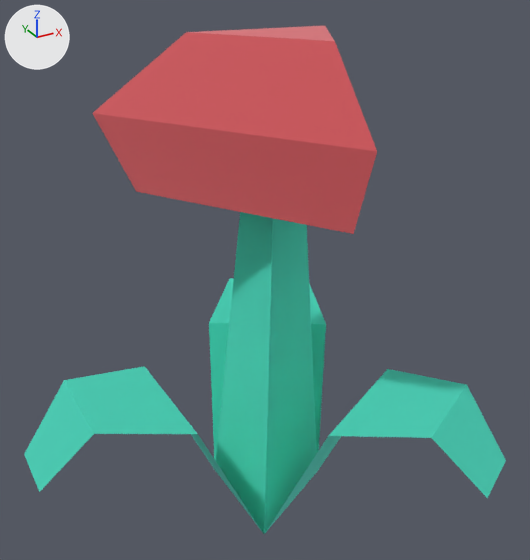
What one commit did to the glTF model island-race/import/kenney-nature-kit/flower_redB.glb.
Both versions are drawn from a 50 mm lens placed at (-0.169, -0.306, 0.239), pointed at (-0.004, -0.007, 0.089). Lighting does not change. The marker at upper left points along +X, +Y and +Z. The older version comes first. Where no turn or scale is listed for an object, it has been applied to the vertices. Vertices at exactly the same position are counted once.

The first picture shows 'flower_redB'.
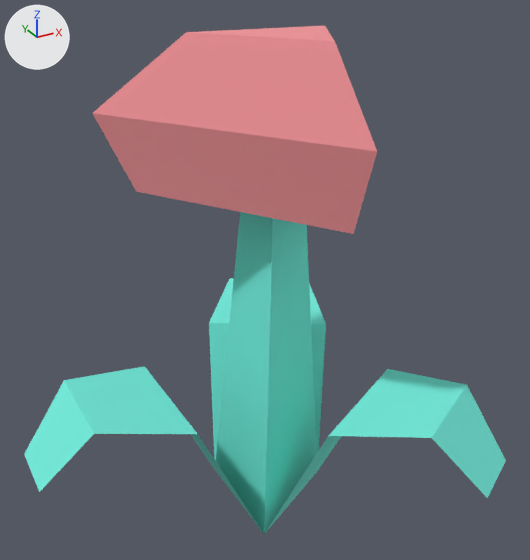
The change in detail:
Picture 'Image_0' (img_image_0) is new.
Material 'palette' (mat_palette) is new.
Its texture is img_image_0.
Its roughness is 1.0.
me_mesh_flower_redb has 48 vertices, 77 faces and spans x -0.129..0.079, y -0.12..0.12, z 0.0..0.258.
me_mesh_flower_redb is used by ob_flower_redb; location (0.0, 0.0, -0.05).
me_mesh_flower_redb part 1: all 43 faces that had it switch from mat_grass (cyan #73eddd) to mat_palette (picture img_image_0).
me_mesh_flower_redb part 2: all 34 faces that had it switch from mat_colorred (pink #f19398) to mat_palette (picture img_image_0).
me_mesh_flower_redb part 3: texture (UV) coordinates of 77 of 77 faces, centred in x -0.12..0.068, y -0.1..0.108, z 0.0..0.258, changed; they spanned u -3.09..3.15, v -2.69..9.06 and now span u 0.25..0.75, v 0.5..0.5.
Object 'tmpParent' (ob_tmpparent) is deleted.

Pixel boxes [x1, y1, x2, y2] of what changed, in the pictures (530 x 560 px):
'flower_redB', recoloured, surface changed
    both: [24, 26, 506, 534]
part 1 of me_mesh_flower_redb, recoloured
    both: [24, 212, 506, 534]
part 2 of me_mesh_flower_redb, recoloured (lighter)
    both: [92, 26, 377, 234]
part 3 of me_mesh_flower_redb, surface changed
    both: [24, 26, 506, 534]
